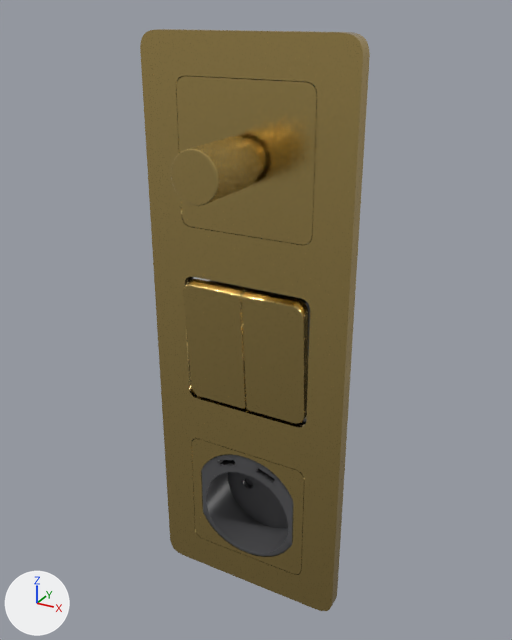
Two versions of the glTF model tilqe-mv/tilqe-rt.glb, one commit apart.
One viewpoint serves both versions: a 50 mm camera at (0.118, -0.209, 0.117) aimed at (-0.001, 0.007, 0.009). Lighting does not change. The marker at lower left points along +X, +Y and +Z. The older version comes first. Where no turn or scale is listed for an object, it has been applied to the vertices.

The first picture shows 'Dimmer Infill Metall (asm)', 'Dimmer Knob', 'Dimmer Ring M10x0', 'Front Plate (TILQE)', 'Knapp Cap L', 'Knapp Cap R', 'Socket USBC Infill (asm)', 'Socket USBC Module' and 2 more.
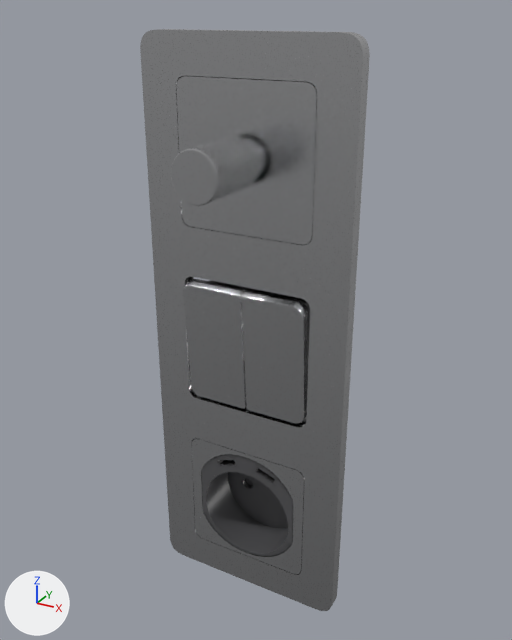
Boxes (x1, y1, x2, y2) around the edits, measured in the pictures (512 x 640 px):
```json
{"object": "Front Plate (TILQE)", "change": "recoloured", "before": [140, 29, 370, 611], "after": [140, 29, 370, 611], "on screen": "yellow to grey"}
{"object": "Dimmer Infill Metall (asm)", "change": "recoloured", "before": [177, 76, 317, 245], "after": [177, 76, 317, 245], "on screen": "yellow to grey"}
{"object": "Knapp Cap R", "change": "recoloured", "before": [241, 289, 308, 424], "after": [241, 289, 308, 424], "on screen": "brown to grey"}
{"object": "Knapp Cap L", "change": "recoloured", "before": [183, 279, 246, 409], "after": [183, 279, 246, 409], "on screen": "brown to grey"}
{"object": "Dimmer Knob", "change": "recoloured, surface changed", "before": [171, 136, 260, 206], "after": [171, 136, 260, 206], "on screen": "brown to grey"}
{"object": "Socket USBC Infill (asm)", "change": "recoloured", "before": [192, 438, 304, 574], "after": [192, 438, 304, 574], "on screen": "brown to grey"}
{"object": "Dimmer Ring M10x0", "change": "recoloured", "before": [247, 140, 262, 175], "after": [247, 140, 262, 175]}
```

Scene script edits in JSON lines:
```json
{"block": "mat_brass_brushed", "where": "n0 = _N.new('ShaderNodeBsdfPrincipled'); n0.name = 'Principled BSDF'"}
{"op": "set", "path": "n0.inputs[0].default_value", "old": "(0.66, 0.48, 0.17, 1.0)", "new": "(0.58, 0.585, 0.6, 1.0)", "note": "'Base Color', yellow #d4b873 -> 'Base Color', light grey #c8c9cb"}
{"block": "mat_brass_knurl", "where": "n0 = _N.new('ShaderNodeBsdfPrincipled'); n0.name = 'Principled BSDF'"}
{"op": "set", "path": "n0.inputs[0].default_value", "old": "(0.66, 0.48, 0.17, 1.0)", "new": "(0.58, 0.585, 0.6, 1.0)", "note": "'Base Color', yellow #d4b873 -> 'Base Color', light grey #c8c9cb"}
{"block": "mat_brass_radial", "change": "nodes: BsdfPrincipled, Math, NormalMap, OutputMaterial, SeparateColor, TexImage x2"}
{"block": "mat_brass_radial", "change": "colours: yellow #d4b873"}
{"block": "mat_brass_radial", "change": "uses the picture img_radial_mr"}
{"block": "mat_brass_radial", "change": "uses the picture img_radial_n"}
{"block": "mat_brass_radial", "change": "nodes: BsdfPrincipled, OutputMaterial"}
{"block": "mat_brass_radial", "change": "colours: light grey #c8c9cb"}
```
